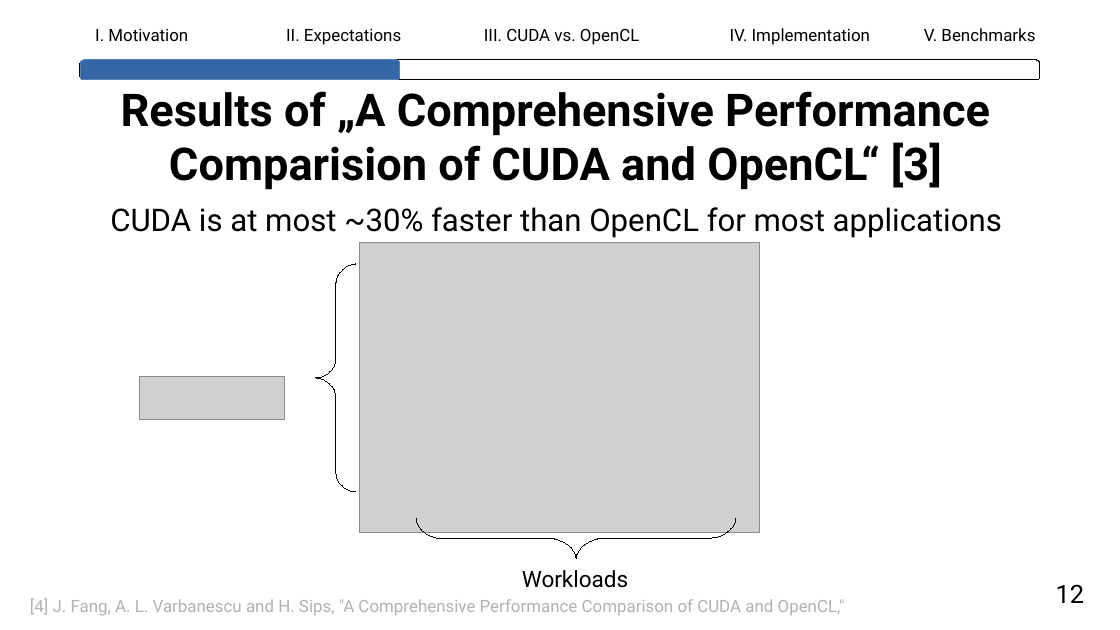
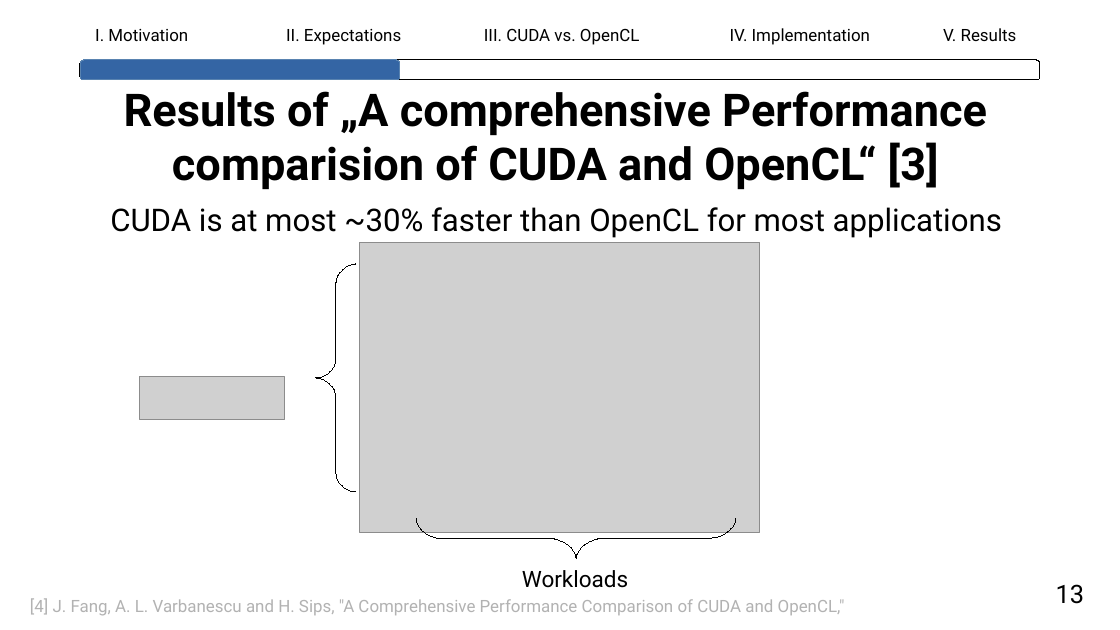
Before and after one commit to lhahner/opti-perf, a slide deck: slide 15 of docs/presentation/final-presentation.odp. Drawn at 1120x630 pixels with LibreOffice and Linux fonts; fonts in the diff are those of the drawing; grey boxes stand for pictures. Boxes give left, top, right and bottom in pixels: in the first picture for what was removed or moved away, otherwise in the second. Text is boxed around its words. In the diff, an @@ line names an element or a change of style, - is before the commit and + after.

```diff
--- a/docs/presentation/final-presentation.odp
+++ b/docs/presentation/final-presentation.odp
@@ text at (943,28,1017,41): text changed @@
-V. Benchmarks
+V. Results
@@ title at (124,91,987,190): text changed @@
-Results of „A Comprehensive Performance Comparision of CUDA and OpenCL“ [3]
+Results of „A comprehensive Performance comparision of CUDA and OpenCL“ [3]
@@ text at (1056,584,1085,604): text changed @@
-12
+13
```
Also in this commit, not shown: 36 other slides changed, 3 slides added, 1 slide removed.
